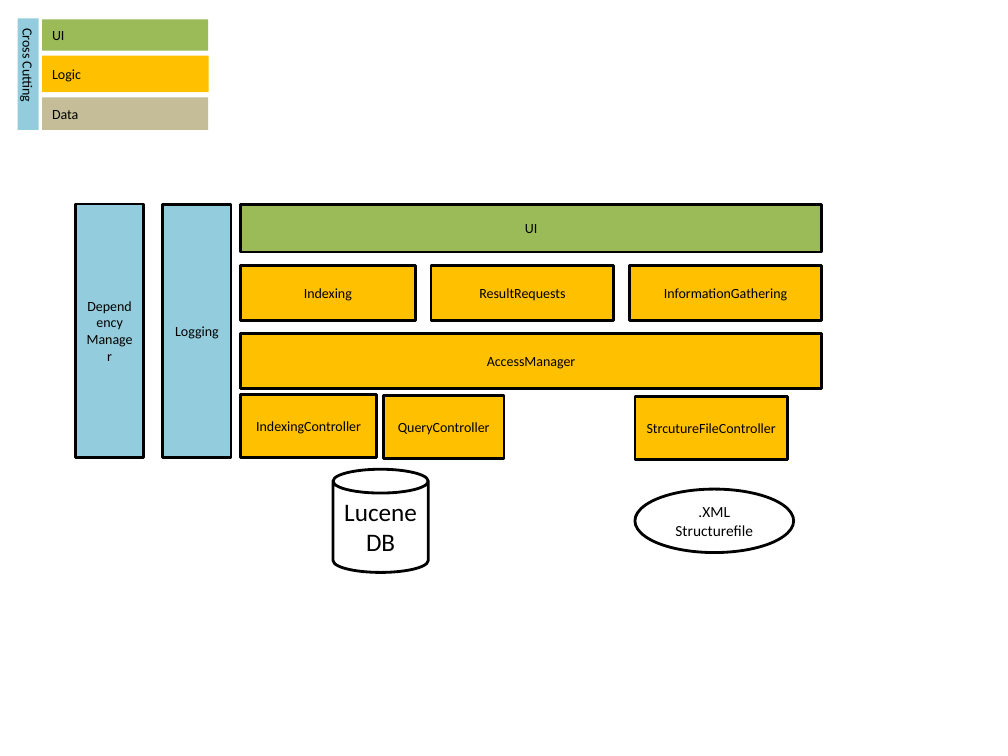
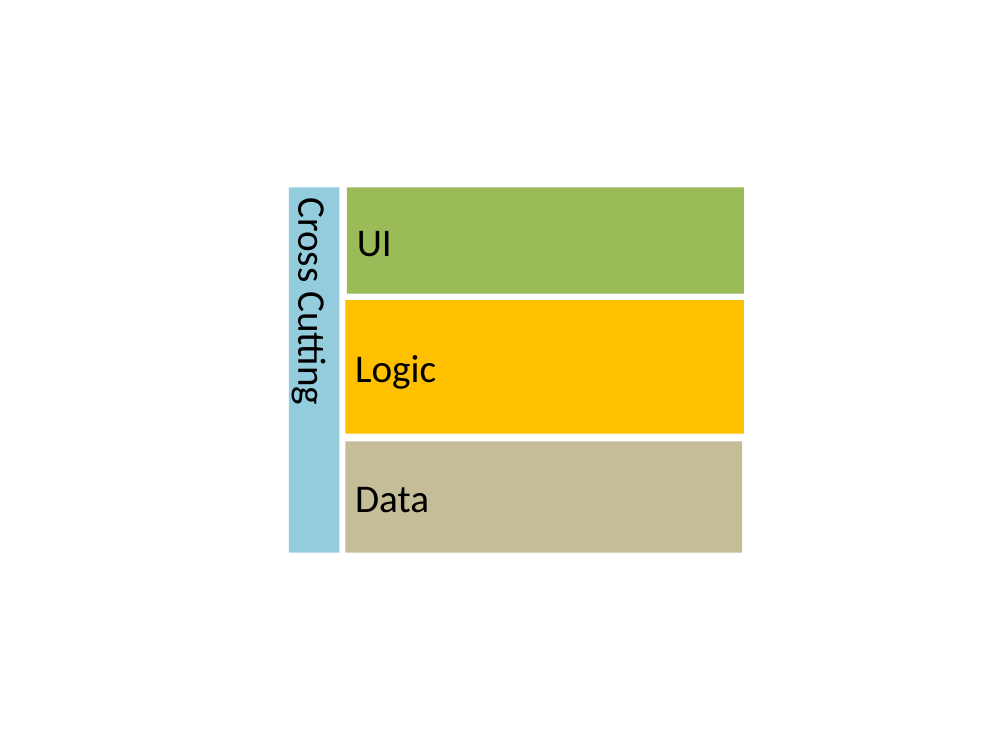
Before and after one commit to MrMame/Doci, a slide deck: slide 1 of documentation/Architecture_v0.1.0.pptx. Drawn at 1008x756 pixels with LibreOffice and Linux fonts; fonts in the diff are those of the drawing. Boxes give left, top, right and bottom in pixels: in the first picture for what was removed or moved away, otherwise in the second. Text is boxed around its words. In the diff, an @@ line names an element or a change of style, - is before the commit and + after.

Commit message:
Added Logic.DocumentAccessing Assembly

```diff
--- a/documentation/Architecture_v0.1.0.pptx
+++ b/documentation/Architecture_v0.1.0.pptx
@@ rectangle removed at [76,204,144,457] @@
-Dependency Manager
@@ rectangle removed at [162,205,231,458] @@
-Logging
@@ rectangle removed at [241,205,822,252] @@
-UI
@@ rectangle "Cross Cutting": place and size @@
-rectangle "Cross Cutting" at [17,18,38,130]
+rectangle "Cross Cutting" at [288,187,339,552]
@@ rectangle "UI": place and size @@
-rectangle "UI" at [42,19,209,50]
+rectangle "UI" at [347,187,744,293]
@@ rectangle removed at [241,265,415,321] @@
-Indexing
@@ rectangle removed at [431,265,614,321] @@
-ResultRequests
@@ rectangle removed at [630,265,822,321] @@
-InformationGathering
@@ rectangle "Logic": place and size @@
-rectangle "Logic" at [42,55,209,92]
+rectangle "Logic" at [346,300,745,433]
@@ rectangle removed at [241,333,822,388] @@
-AccessManager
@@ rectangle removed at [241,394,377,458] @@
-IndexingController
@@ rectangle removed at [383,395,504,459] @@
-QueryController
@@ rectangle removed at [635,396,787,460] @@
-StrcutureFileController
@@ size 10 to 28 pt in 4 elements at [288,187,339,552], [347,187,744,293], [346,300,745,433], [346,442,743,552] @@
@@ rectangle "Data": place and size @@
-rectangle "Data" at [42,98,209,130]
+rectangle "Data" at [346,442,743,552]
@@ cylinder removed at [333,470,427,573] @@
-Lucene DB
@@ ellipse removed at [635,489,793,552] @@
-.XML
-Structurefile
```
Also in this commit, not shown: 2 slides added, 1 slide removed, 7 other files.
